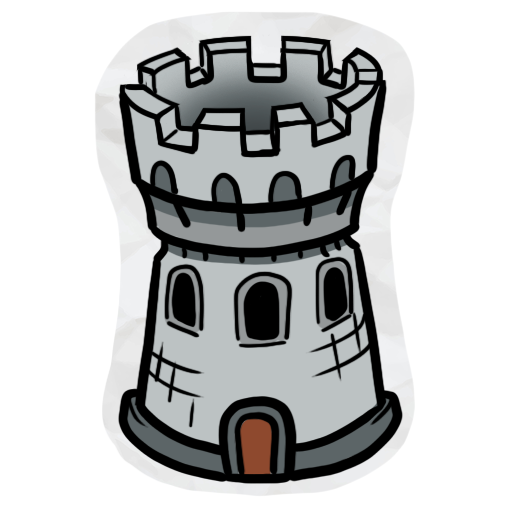
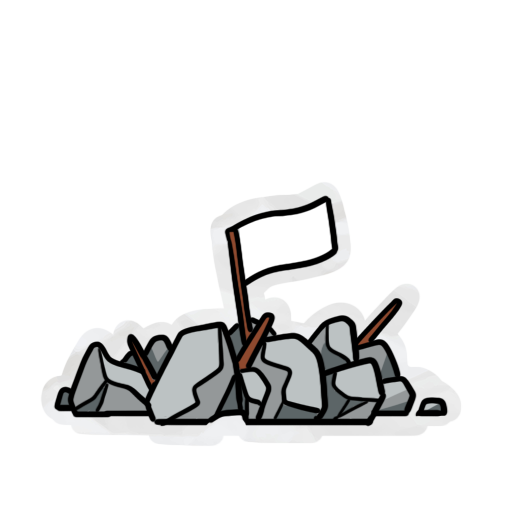
Layers edited between the first and the second 512×512 image:
added group "Ruines" with 3 layers above "Tour" over [41,181,462,447]
added layer "Calque 15" in group "Ruines" over [53,195,449,427]
added layer "Calque 16" in group "Ruines" over [55,197,447,425]
added layer "2259 copie 3" in group "Ruines" over [41,181,462,447]
hid group "Tour" (4 layers) over [93,11,416,496]
